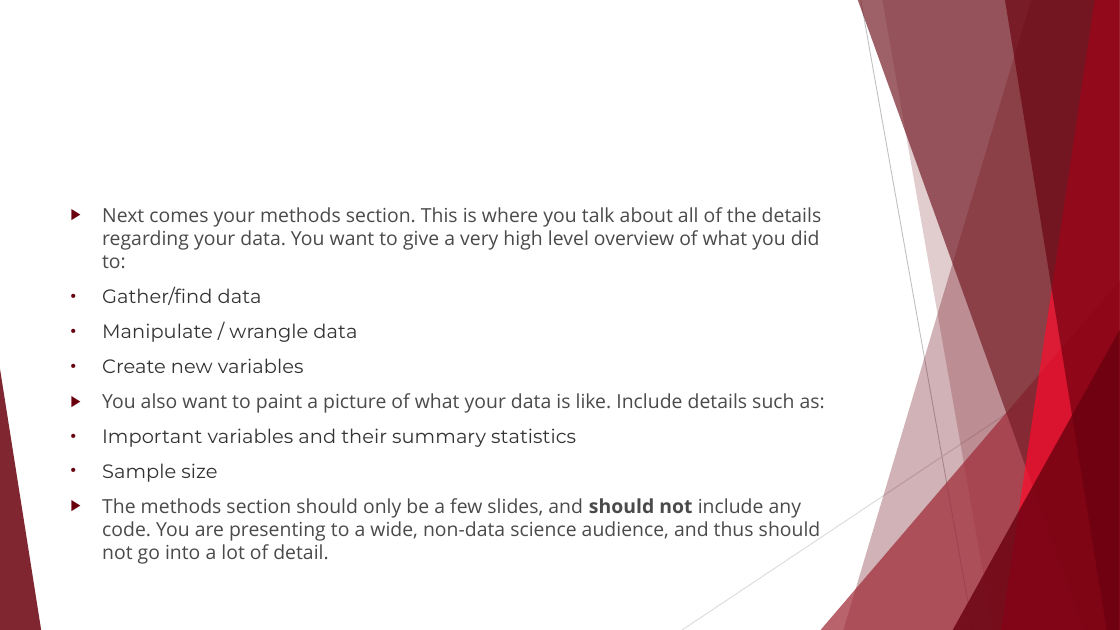
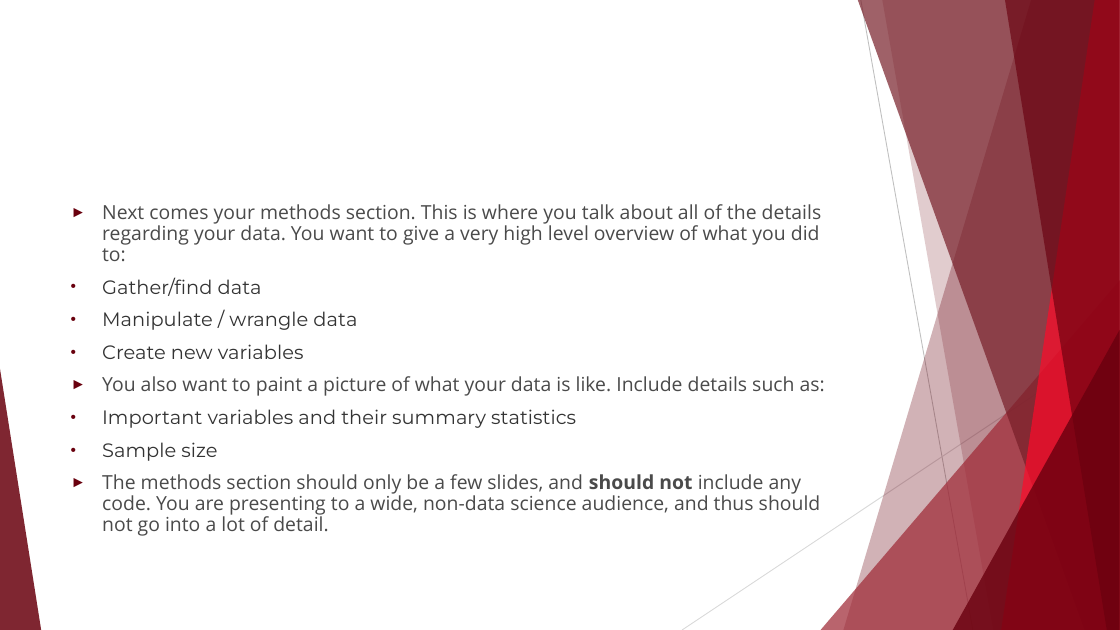
Before and after one commit to Phoebe-Moore/FinalProject, a slide deck: slide 10 of Red Wine Quality Analysis Presentation update.pptx. Drawn at 1120x630 pixels with LibreOffice and Linux fonts; fonts in the diff are those of the drawing. Boxes give left, top, right and bottom in pixels: in the first picture for what was removed or moved away, otherwise in the second. Text is boxed around its words. In the diff, an @@ line names an element or a change of style, - is before the commit and + after.

```diff
--- a/Red Wine Quality Analysis Presentation update.pptx
+++ b/Red Wine Quality Analysis Presentation update.pptx
@@ text "Next comes your methods section. ..." at (x1=102, y1=204, x2=825, y2=536): bullet ▶ to ►; line spacing 1 to 0.9; less space between paragraphs @@
@@ line (1120, 339) - (682, 630): stroke #D9D9D9 0.75 pt to #D8D8D8 0.75 pt @@
```
Also in this commit, not shown: 17 other slides changed, 5 slides added, 4 slides removed.
